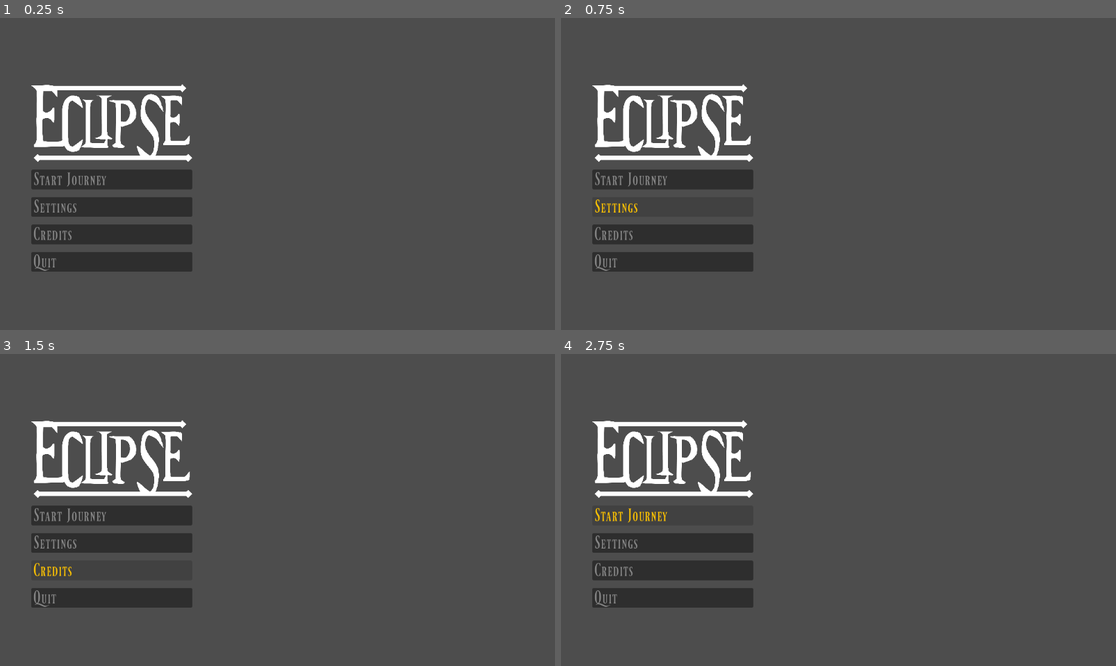
Above: before the commit, frames 1-4 (two rows, left to right).
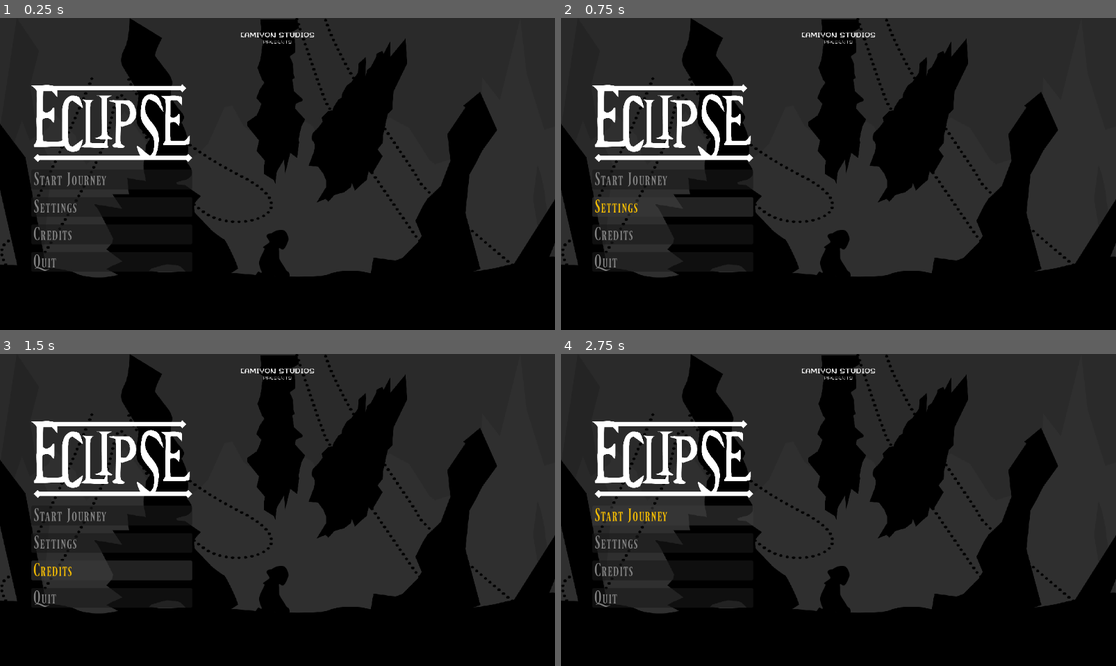
Above: after the commit, the same moments.

Repository: SirDroffilc/Global-Game-Jam-Kamiyon-Studios
Game: Godot game, scene res://scenes/MainScene.tscn
The game is run twice, just before and just after one commit, with the same random seed, the same clock (stepped at 60 frames per second) and the same inputs. This scene is started directly instead of the project's main scene.
Inputs:
- Up to frame 1 (0.25 s): no input
- Up to frame 2 (0.75 s): click "Settings" at 0.5 s
- Up to frame 3 (1.5 s): click "Credits" at 1.25 s
- Up to frame 4 (2.75 s): click "Start Journey" at 2 s

The runs differ from the first frame. In frame 1, 93% of the frame differs, in the area x 0-100%, y 0-100%; in frame 2, 93%; in frame 3, 93%; in frame 4, 93%.

Commit message:
Add: Main Menu

Diff:
--- a/scenes/MainScene.tscn
+++ b/scenes/MainScene.tscn
@@ -1,7 +1,14 @@
 [gd_scene format=3 uid="uid://clu73db7jestg"]
 
+[ext_resource type="Texture2D" uid="uid://dlr7jmj3cu3wj" path="res://assets/User Interface/studio.png" id="1_c6dvc"]
 [ext_resource type="Texture2D" uid="uid://d2j0jga07i46" path="res://assets/User Interface/Title.png" id="1_ibiss"]
+[ext_resource type="Texture2D" uid="uid://b5qo65qntjrbi" path="res://assets/User Interface/MainMenu/BackLayer.png" id="1_x537r"]
 [ext_resource type="FontFile" uid="uid://bphsesp23w8gl" path="res://assets/Font/ferrum.otf" id="2_c6dvc"]
+[ext_resource type="Texture2D" uid="uid://b2eaamq2mpfua" path="res://assets/User Interface/MainMenu/backStone.png" id="2_cfq0f"]
+[ext_resource type="Texture2D" uid="uid://cflgsyfon40u1" path="res://assets/User Interface/MainMenu/Chain.png" id="3_pjux3"]
+[ext_resource type="Texture2D" uid="uid://crd5rxvr3ypkc" path="res://assets/User Interface/MainMenu/MidStone.png" id="4_o3jky"]
+[ext_resource type="Texture2D" uid="uid://b1aj8spcs6l0j" path="res://assets/User Interface/MainMenu/Static.png" id="5_kp0ql"]
+[ext_resource type="Texture2D" uid="uid://tgtvjrxp6en8" path="res://assets/User Interface/MainMenu/Char.png" id="6_08o8g"]
 
 [sub_resource type="Theme" id="Theme_611at"]
 Button/colors/font_color = Color(0.5386018, 0.5386027, 0.5386019, 1)
@@ -22,15 +29,98 @@
 grow_horizontal = 2
 grow_vertical = 2
 
-[node name="TextureRect" type="TextureRect" parent="." unique_id=582629396]
+[node name="ColorRect" type="ColorRect" parent="." unique_id=409232026]
 layout_mode = 1
 anchors_preset = 15
 anchor_right = 1.0
 anchor_bottom = 1.0
 grow_horizontal = 2
 grow_vertical = 2
+color = Color(0, 0, 0, 0.45490196)
 
-[node name="VBoxContainer" type="VBoxContainer" parent="." unique_id=1763522866]
+[node name="TextureRect6" type="TextureRect" parent="." unique_id=764020920]
+layout_mode = 1
+anchors_preset = 15
+anchor_right = 1.0
+anchor_bottom = 1.0
+grow_horizontal = 2
+grow_vertical = 2
+texture = ExtResource("1_x537r")
+expand_mode = 5
+
+[node name="TextureRect7" type="TextureRect" parent="." unique_id=341415977]
+layout_mode = 1
+anchors_preset = 15
+anchor_right = 1.0
+anchor_bottom = 1.0
+grow_horizontal = 2
+grow_vertical = 2
+texture = ExtResource("2_cfq0f")
+expand_mode = 5
+
+[node name="TextureRect8" type="TextureRect" parent="." unique_id=2006150096]
+layout_mode = 1
+anchors_preset = 15
+anchor_right = 1.0
+anchor_bottom = 1.0
+grow_horizontal = 2
+grow_vertical = 2
+texture = ExtResource("3_pjux3")
+expand_mode = 3
+
+[node name="TextureRect9" type="TextureRect" parent="." unique_id=1776537758]
+layout_mode = 1
+anchors_preset = 15
+anchor_right = 1.0
+anchor_bottom = 1.0
+offset_left = 513.0
+offset_top = 3.0
+offset_right = -307.0
+offset_bottom = -263.25
+grow_horizontal = 2
+grow_vertical = 2
+texture = ExtResource("4_o3jky")
+expand_mode = 1
+stretch_mode = 4
+
+[node name="TextureRect10" type="TextureRect" parent="." unique_id=1979503085]
+layout_mode = 1
+anchors_preset = 15
+anchor_right = 1.0
+anchor_bottom = 1.0
+grow_horizontal = 2
+grow_vertical = 2
+texture = ExtResource("5_kp0ql")
+expand_mode = 5
+
+[node name="TextureRect11" type="TextureRect" parent="." unique_id=1761441921]
+layout_mode = 1
+anchors_preset = 15
+anchor_right = 1.0
+anchor_bottom = 1.0
+offset_left = 525.0
+offset_top = 440.0
+offset_right = -550.0
+offset_bottom = -105.0
+grow_horizontal = 2
+grow_vertical = 2
+texture = ExtResource("6_08o8g")
+
+[node name="Kamiyon" type="TextureRect" parent="." unique_id=153827523]
+layout_mode = 1
+anchors_preset = 5
+anchor_left = 0.5
+anchor_right = 0.5
+offset_left = -77.0
+offset_top = 27.0
+offset_right = 77.0
+offset_bottom = 57.097427
+grow_horizontal = 2
+texture = ExtResource("1_c6dvc")
+expand_mode = 5
+stretch_mode = 5
+
+[node name="Buttons" type="VBoxContainer" parent="." unique_id=1763522866]
 layout_mode = 1
 anchors_preset = -1
 anchor_left = 0.056
@@ -44,31 +134,31 @@
 grow_vertical = 2
 theme_override_constants/separation = 16
 
-[node name="TextureRect2" type="TextureRect" parent="VBoxContainer" unique_id=1229174301]
+[node name="Title" type="TextureRect" parent="Buttons" unique_id=1229174301]
 layout_mode = 2
 texture = ExtResource("1_ibiss")
 expand_mode = 5
 stretch_mode = 5
 
-[node name="StartBtn" type="Button" parent="VBoxContainer" unique_id=1025358981]
+[node name="StartBtn" type="Button" parent="Buttons" unique_id=1025358981]
 layout_mode = 2
 theme = SubResource("Theme_611at")
 text = "Start Journey"
 alignment = 0
 
-[node name="SettingsBtn" type="Button" parent="VBoxContainer" unique_id=1443840455]
+[node name="SettingsBtn" type="Button" parent="Buttons" unique_id=1443840455]
 layout_mode = 2
 theme = SubResource("Theme_611at")
 text = "Settings"
 alignment = 0
 
-[node name="CreditsBtn" type="Button" parent="VBoxContainer" unique_id=584925533]
+[node name="CreditsBtn" type="Button" parent="Buttons" unique_id=584925533]
 layout_mode = 2
 theme = SubResource("Theme_611at")
 text = "Credits"
 alignment = 0
 
-[node name="QuitBtn" type="Button" parent="VBoxContainer" unique_id=856882422]
+[node name="QuitBtn" type="Button" parent="Buttons" unique_id=856882422]
 layout_mode = 2
 theme = SubResource("Theme_611at")
 text = "Quit"
Binary file added: assets/User Interface/MainMenu/BackLayer.png
Not shown, added: assets/User Interface/MainMenu/BackLayer.png.import
Binary file added: assets/User Interface/MainMenu/Chain.png
Not shown, added: assets/User Interface/MainMenu/Chain.png.import
Binary file added: assets/User Interface/MainMenu/Char.png
Not shown, added: assets/User Interface/MainMenu/Char.png.import
Binary file added: assets/User Interface/MainMenu/MidStone.png
Not shown, added: assets/User Interface/MainMenu/MidStone.png.import
Binary file added: assets/User Interface/MainMenu/Static.png
Not shown, added: assets/User Interface/MainMenu/Static.png.import
Binary file added: assets/User Interface/MainMenu/Stone.png
Not shown, added: assets/User Interface/MainMenu/Stone.png.import
(and 12 more such lines)
